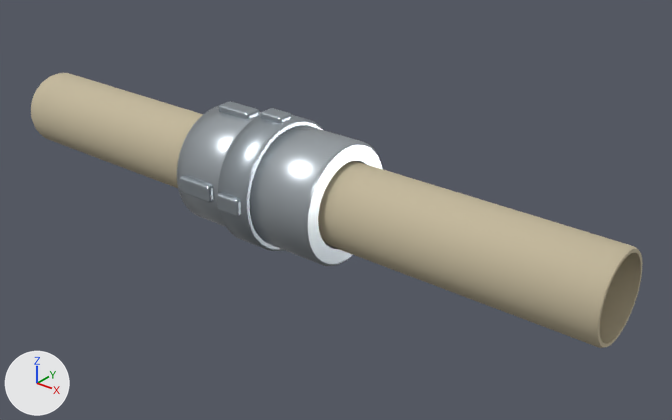
A saved change to the glTF model assets/models/acoples/linea-acoplada.glb.
One viewpoint serves both versions: a 50 mm lens placed at (0.385, -0.419, 0.304), pointed at (0.036, 0.017, 0.033). Arrows for +X, +Y and +Z are at lower left; the lights stay in place. The first picture is the older version. Where no turn or scale is listed for an object, it has been applied to the vertices.

Names of what the first picture shows: 'Acople_Hembra_Saliente_1.001', 'Acople_Hembra_Saliente_4.001', 'Acople_Macho_Saliente_3.001', 'Acople_Macho_Saliente_4.001', 'Hembra_Collar_giratorio.001', 'Hembra_Cuerpo.001', 'Linea_Hembra_Manguera', 'Linea_Macho_Manguera', 'Macho_Cuerpo.001'.
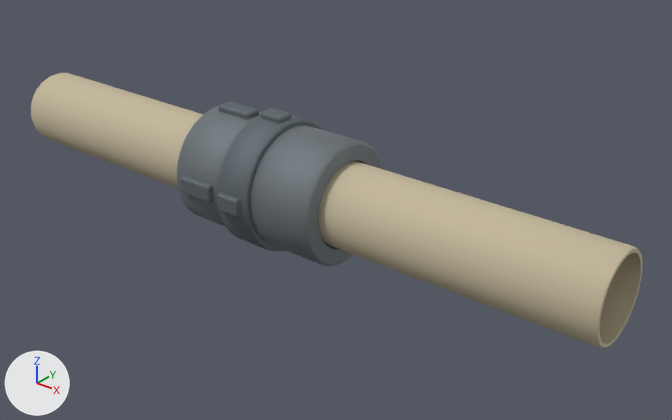
Patch to the scene script:
```diff
--- a/assets/models/acoples/linea-acoplada.glb.py
+++ b/assets/models/acoples/linea-acoplada.glb.py
@@ mat_aluminio___collar___mate_linea @@
+mat_aluminio___collar___mate_linea = principled_material('Aluminio - collar - mate linea')
+mat_aluminio___collar___mate_linea.base_color = (0.19, 0.22, 0.24)  # grey #798186
+mat_aluminio___collar___mate_linea.metallic = 0.85
+mat_aluminio___collar___mate_linea.roughness = 0.78
@@ mat_aluminio_satinado___mate_linea @@
+mat_aluminio_satinado___mate_linea = principled_material('Aluminio satinado - mate linea')
+mat_aluminio_satinado___mate_linea.base_color = (0.24, 0.27, 0.29)  # grey #868e93
+mat_aluminio_satinado___mate_linea.metallic = 0.85
+mat_aluminio_satinado___mate_linea.roughness = 0.78
@@ me_acople_hembra_saliente_1_001 @@
 me_acople_hembra_saliente_1_001.from_pydata(...)  # 96 vertices, 188 faces; spans x -0.009..0.009, y -0.006..0.006, z -0.003..0.003
-me_acople_hembra_saliente_1_001.materials.append(mat_aluminio___collar)  # light grey #b1bac0
+me_acople_hembra_saliente_1_001.materials.append(mat_aluminio___collar___mate_linea)  # grey #798186
@@ me_acople_hembra_saliente_4_001 @@
 me_acople_hembra_saliente_4_001.from_pydata(...)  # 96 vertices, 188 faces; spans x -0.009..0.009, y -0.003..0.003, z -0.006..0.006
-me_acople_hembra_saliente_4_001.materials.append(mat_aluminio___collar)  # light grey #b1bac0
+me_acople_hembra_saliente_4_001.materials.append(mat_aluminio___collar___mate_linea)  # grey #798186
@@ me_hembra_collar_giratorio_001 @@
 me_hembra_collar_giratorio_001.from_pydata(...)  # 384 vertices, 768 faces; spans x -0.0725..-0.047, y -0.045..0.045, z -0.045..0.045
-me_hembra_collar_giratorio_001.materials.append(mat_aluminio___collar)  # light grey #b1bac0
+me_hembra_collar_giratorio_001.materials.append(mat_aluminio___collar___mate_linea)  # grey #798186
@@ me_hembra_cuerpo_001 @@
 me_hembra_cuerpo_001.from_pydata(...)  # 448 vertices, 896 faces; spans x -0.05..-0.001, y -0.041..0.041, z -0.041..0.041
-me_hembra_cuerpo_001.materials.append(mat_aluminio_satinado)  # light grey #c5cdd3
+me_hembra_cuerpo_001.materials.append(mat_aluminio_satinado___mate_linea)  # grey #868e93
@@ me_acople_macho_saliente_3_001 @@
 me_acople_macho_saliente_3_001.from_pydata(...)  # 96 vertices, 188 faces; spans x -0.014..0.014, y -0.006..0.006, z -0.003..0.003
-me_acople_macho_saliente_3_001.materials.append(mat_aluminio___collar)  # light grey #b1bac0
+me_acople_macho_saliente_3_001.materials.append(mat_aluminio___collar___mate_linea)  # grey #798186
@@ me_acople_macho_saliente_4_001 @@
 me_acople_macho_saliente_4_001.from_pydata(...)  # 96 vertices, 188 faces; spans x -0.014..0.014, y -0.003..0.003, z -0.006..0.006
-me_acople_macho_saliente_4_001.materials.append(mat_aluminio___collar)  # light grey #b1bac0
+me_acople_macho_saliente_4_001.materials.append(mat_aluminio___collar___mate_linea)  # grey #798186
@@ me_macho_cuerpo_001 @@
 me_macho_cuerpo_001.from_pydata(...)  # 576 vertices, 1152 faces; spans x 0.001..0.069, y -0.041..0.041, z -0.041..0.041
-me_macho_cuerpo_001.materials.append(mat_aluminio_satinado)  # light grey #c5cdd3
+me_macho_cuerpo_001.materials.append(mat_aluminio_satinado___mate_linea)  # grey #868e93
```

Where the change shows, as pixel boxes (x1, y1, x2, y2) in the pictures (672 x 420 px):
'Hembra_Cuerpo.001', recoloured (light grey to grey): (250, 125, 382, 266) in both
'Hembra_Collar_giratorio.001', recoloured (light grey to grey): (218, 115, 323, 251) in both
'Macho_Cuerpo.001', recoloured (light grey to grey): (177, 106, 261, 227) in both
'Acople_Macho_Saliente_4.001', recoloured (light grey to grey): (180, 175, 214, 203) in both
'Acople_Macho_Saliente_3.001', recoloured (light grey to grey): (218, 101, 259, 120) in both
'Acople_Hembra_Saliente_4.001', recoloured (light grey to grey): (217, 192, 241, 217) in both
'Acople_Hembra_Saliente_1.001', recoloured (light grey to grey): (260, 108, 291, 123) in both
